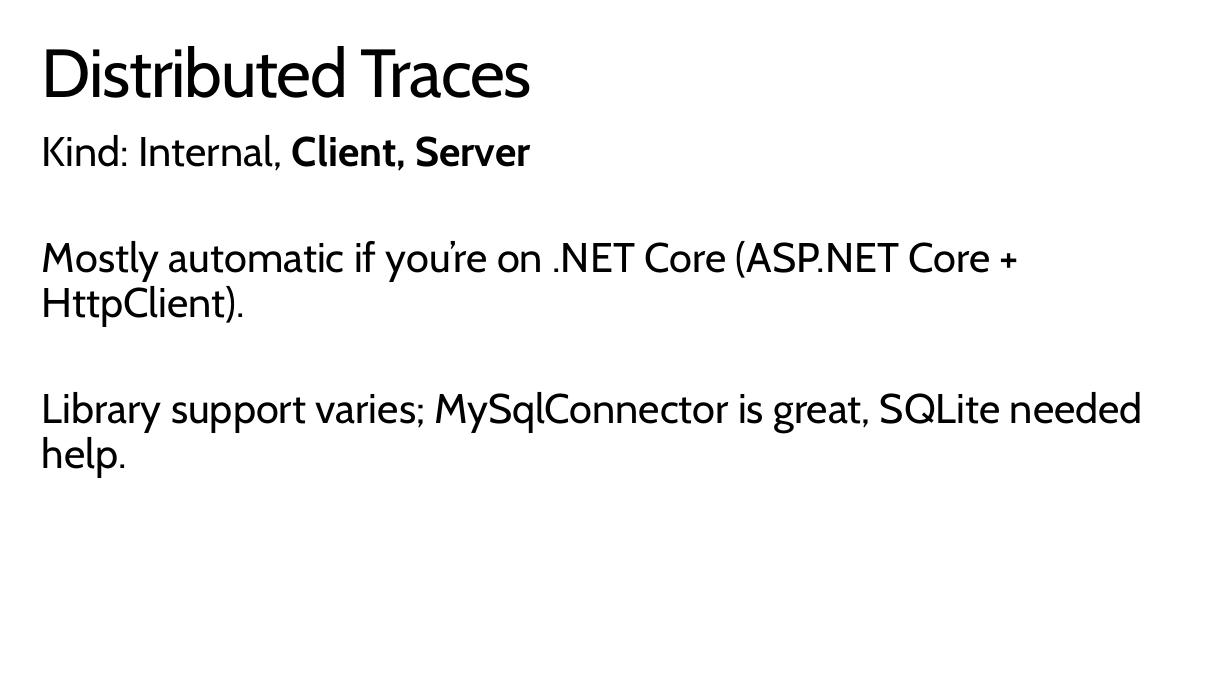
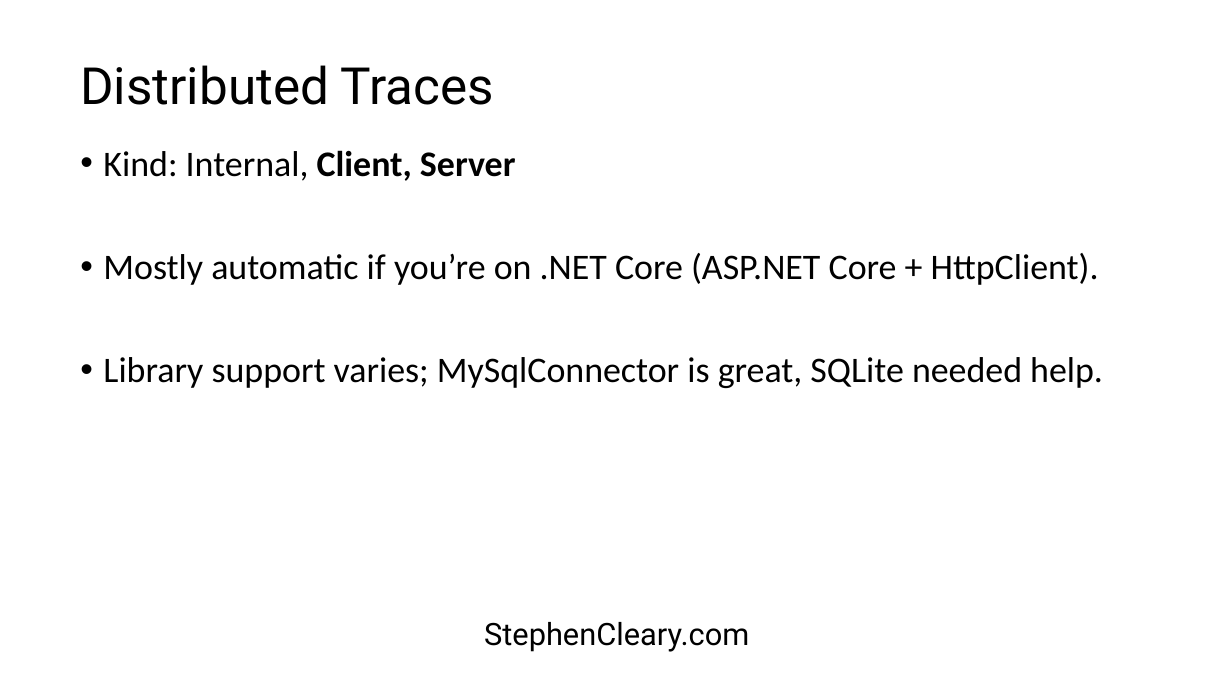
Before and after one commit to StephenCleary/Presentations, a slide deck: slide 29 of Telemetry/Logging Hero.pptx (slide 31 before the commit). Drawn at 1232x693 pixels with LibreOffice and Linux fonts; fonts in the diff are those of the drawing; background and template pictures are left out. Boxes give left, top, right and bottom in pixels: in the first picture for what was removed or moved away, otherwise in the second. Text is boxed around its words. In the diff, an @@ line names an element or a change of style, - is before the commit and + after.

```diff
--- a/Telemetry/Logging Hero.pptx
+++ b/Telemetry/Logging Hero.pptx
@@ title "Distributed Traces": place and size @@
-title "Distributed Traces" at box(42, 46, 532, 98)
+title "Distributed Traces" at box(80, 65, 494, 105)
@@ title "Distributed Traces" at box(80, 65, 494, 105): size 52.9 to 39.9 pt, font Cabin to Roboto, letter spacing -1 to 0 pt; vertical alignment top to middle @@
@@ text "Kind: Internal, Client, Server": place and size @@
-text "Kind: Internal, Client, Server" at box(42, 135, 1143, 477)
+text "Kind: Internal, Client, Server" at box(103, 150, 1103, 388)
@@ text "Kind: Internal, Client, Server" at box(103, 150, 1103, 388): size 32.4 to 28 pt, font Cabin to Calibri; bullet none to •; more space between paragraphs @@
@@ text "StephenCleary.com": place and size @@
-text "StephenCleary.com" at box(0, 629, 1232, 693)
+text "StephenCleary.com" at box(484, 622, 749, 652)
@@ text "StephenCleary.com" at box(484, 622, 749, 652): font Cabin to Roboto, text colour #FFFFFF to #000000 @@
```
Also in this commit, not shown: 33 other slides changed, 3 slides removed, 1 other file.
